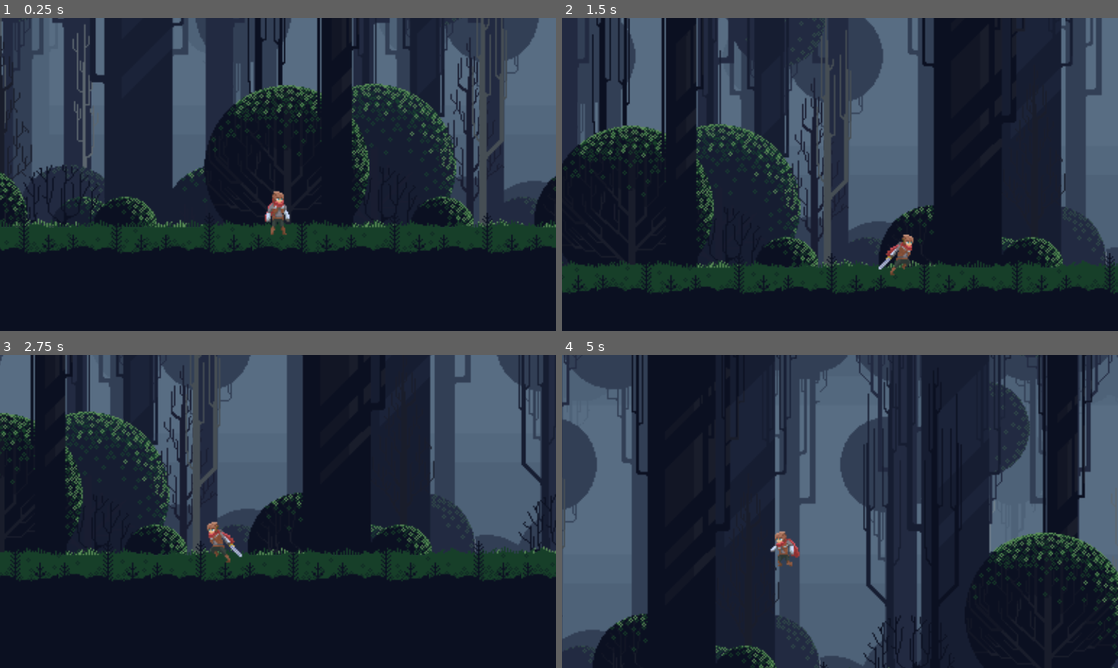
Above: before the commit, frames 1-4 (two rows, left to right).
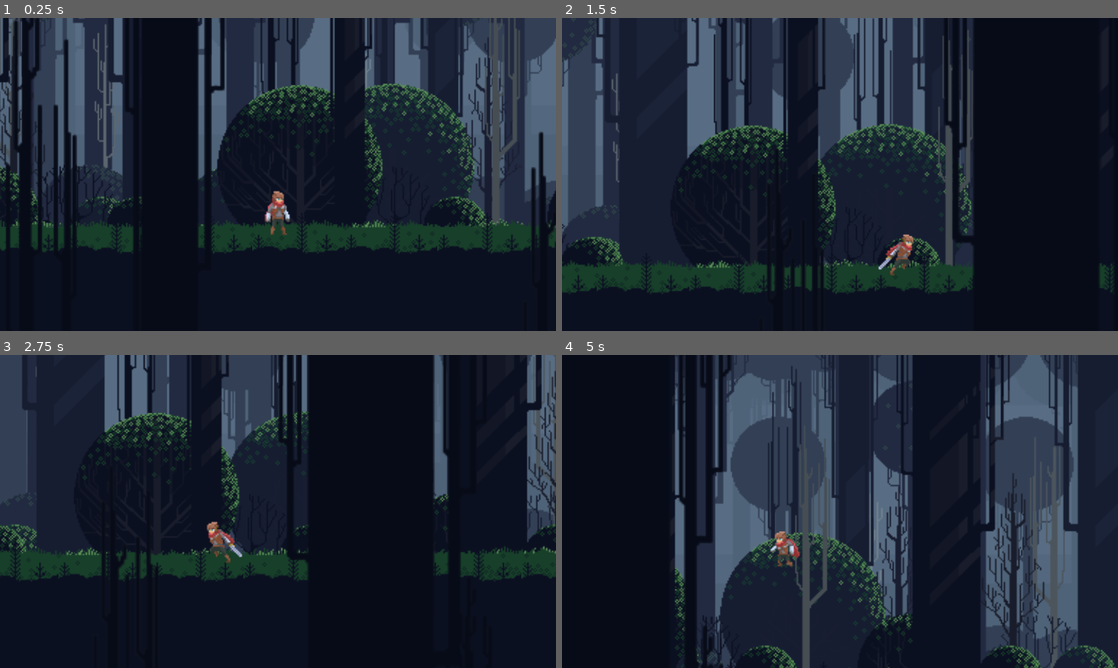
Above: after the commit, the same moments.

Repository: kxi11/Short-2d-Run-Sim
Game: Godot game, scene res://world.tscn
The game is run twice, just before and just after one commit, with the same random seed, the same clock (stepped at 60 frames per second) and the same inputs.
Inputs:
- Up to frame 1 (0.25 s): no input
- Up to frame 2 (1.5 s): hold Right (ui_right) from 0.53 s (still down); tap Up (ui_up) at 0.77 s
- Up to frame 3 (2.75 s): tap Up (ui_up) at 1.52 s; release Right (ui_right) at 2.03 s; hold Left (ui_left) from 2.03 s (still down)
- Up to frame 4 (5 s): release Left (ui_left) at 2.78 s; hold Right (ui_right) 2.78-4.28 s; tap Up (ui_up) at 3.02, 3.77, 4.52 s; hold Left (ui_left) from 4.28 s (still down)

The runs differ from the first frame. In frame 1, 34% of the frame differs, in the area x 0-100%, y 0-76%; in frame 2, 45%; in frame 3, 39%; in frame 4, 58%, in the area x 0-100%, y 0-100%.

Commit message:
THIRD COMMIT// Added parallaxing to the background elements

Diff:
--- a/Player.tscn
+++ b/Player.tscn
@@ -77,4 +77,4 @@
 [node name="Sprite" type="Sprite" parent="."]
 texture = ExtResource( 1 )
 region_enabled = true
-region_rect = Rect2( 100, 37, 50, 37 )
+region_rect = Rect2( 0, 37, 50, 37 )
--- a/project.godot
+++ b/project.godot
@@ -55,4 +55,5 @@
 
 [rendering]
 
+environment/default_clear_color=Color( 0.462745, 0.576471, 0.701961, 1 )
 environment/default_environment="res://default_env.tres"
--- a/world.tscn
+++ b/world.tscn
@@ -6,6 +6,7 @@
 [ext_resource path="res://Free Pixel Art Forest/PNG/Background layers/Layer_0009_2.png" type="Texture" id=4]
 [ext_resource path="res://Free Pixel Art Forest/PNG/Background layers/Layer_0002_7.png" type="Texture" id=5]
 [ext_resource path="res://Free Pixel Art Forest/PNG/Background layers/Layer_0001_8.png" type="Texture" id=6]
+[ext_resource path="res://Free Pixel Art Forest/PNG/Background layers/foreground.png" type="Texture" id=7]
 [ext_resource path="res://Free Pixel Art Forest/PNG/Background layers/Layer_0008_3.png" type="Texture" id=8]
 [ext_resource path="res://Free Pixel Art Forest/PNG/Background layers/Layer_0003_6.png" type="Texture" id=9]
 [ext_resource path="res://Free Pixel Art Forest/PNG/Background layers/Layer_0010_1.png" type="Texture" id=10]
@@ -16,9 +17,15 @@
 
 [node name="world" type="Node2D"]
 
-[node name="TextureRect" type="TextureRect" parent="."]
+[node name="ParallaxBackground" type="ParallaxBackground" parent="."]
+
+[node name="ParallaxLayer" type="ParallaxLayer" parent="ParallaxBackground"]
+motion_scale = Vector2( 0, 1 )
+motion_mirroring = Vector2( 1440, 0 )
+
+[node name="TextureRect" type="TextureRect" parent="ParallaxBackground/ParallaxLayer"]
 margin_left = -576.0
-margin_right = 11384.0
+margin_right = 11456.0
 margin_bottom = 793.0
 texture = ExtResource( 10 )
 stretch_mode = 2
@@ -26,10 +33,13 @@
 "_edit_use_anchors_": false
 }
 
-[node name="TextureRect2" type="TextureRect" parent="."]
+[node name="ParallaxLayer2" type="ParallaxLayer" parent="ParallaxBackground"]
+motion_scale = Vector2( 0, 1 )
+
+[node name="TextureRect2" type="TextureRect" parent="ParallaxBackground/ParallaxLayer2"]
 margin_left = -576.0
 margin_top = -298.0
-margin_right = 11384.0
+margin_right = 11456.0
 margin_bottom = 495.0
 texture = ExtResource( 4 )
 stretch_mode = 2
@@ -37,10 +47,13 @@
 "_edit_use_anchors_": false
 }
 
-[node name="TextureRect3" type="TextureRect" parent="."]
+[node name="ParallaxLayer3" type="ParallaxLayer" parent="ParallaxBackground"]
+motion_scale = Vector2( 0.1, 1 )
+
+[node name="TextureRect3" type="TextureRect" parent="ParallaxBackground/ParallaxLayer3"]
 margin_left = -576.0
 margin_top = -298.0
-margin_right = 11384.0
+margin_right = 11456.0
 margin_bottom = 495.0
 texture = ExtResource( 8 )
 stretch_mode = 2
@@ -48,10 +61,13 @@
 "_edit_use_anchors_": false
 }
 
-[node name="TextureRect4" type="TextureRect" parent="."]
+[node name="ParallaxLayer4" type="ParallaxLayer" parent="ParallaxBackground"]
+motion_scale = Vector2( 0.2, 1 )
+
+[node name="TextureRect4" type="TextureRect" parent="ParallaxBackground/ParallaxLayer4"]
 margin_left = -576.0
 margin_top = -298.0
-margin_right = 11384.0
+margin_right = 11456.0
 margin_bottom = 495.0
 texture = ExtResource( 3 )
 stretch_mode = 2
@@ -59,10 +75,13 @@
 "_edit_use_anchors_": false
 }
 
-[node name="TextureRect5" type="TextureRect" parent="."]
+[node name="ParallaxLayer5" type="ParallaxLayer" parent="ParallaxBackground"]
+motion_scale = Vector2( 0.3, 1 )
+
+[node name="TextureRect5" type="TextureRect" parent="ParallaxBackground/ParallaxLayer5"]
 margin_left = -576.0
 margin_top = -298.0
-margin_right = 11384.0
+margin_right = 11456.0
 margin_bottom = 495.0
 texture = ExtResource( 2 )
 stretch_mode = 2
@@ -70,10 +89,13 @@
 "_edit_use_anchors_": false
 }
 
-[node name="TextureRect6" type="TextureRect" parent="."]
+[node name="ParallaxLayer6" type="ParallaxLayer" parent="ParallaxBackground"]
+motion_scale = Vector2( 0.5, 1 )
+
+[node name="TextureRect6" type="TextureRect" parent="ParallaxBackground/ParallaxLayer6"]
 margin_left = -576.0
 margin_top = -298.0
-margin_right = 11384.0
+margin_right = 11456.0
 margin_bottom = 495.0
 texture = ExtResource( 9 )
 stretch_mode = 2
@@ -81,10 +103,13 @@
 "_edit_use_anchors_": false
 }
 
-[node name="TextureRect7" type="TextureRect" parent="."]
+[node name="ParallaxLayer7" type="ParallaxLayer" parent="ParallaxBackground"]
+motion_scale = Vector2( 0.7, 1 )
+
+[node name="TextureRect7" type="TextureRect" parent="ParallaxBackground/ParallaxLayer7"]
 margin_left = -576.0
 margin_top = -298.0
-margin_right = 11384.0
+margin_right = 11456.0
 margin_bottom = 495.0
 texture = ExtResource( 5 )
 stretch_mode = 2
@@ -92,10 +117,12 @@
 "_edit_use_anchors_": false
 }
 
-[node name="TextureRect8" type="TextureRect" parent="."]
+[node name="ParallaxLayer8" type="ParallaxLayer" parent="ParallaxBackground"]
+
+[node name="TextureRect8" type="TextureRect" parent="ParallaxBackground/ParallaxLayer8"]
 margin_left = -576.0
 margin_top = -298.0
-margin_right = 11384.0
+margin_right = 11456.0
 margin_bottom = 495.0
 texture = ExtResource( 6 )
 stretch_mode = 2
@@ -119,6 +146,24 @@
 format = 1
 tile_data = PoolIntArray( -65358, 1, 0, 178, 1, 0, 65714, 1, 0, 131250, 1, 0, 196786, 1, 0, 262322, 1, 0, 327858, 1, 0, …(15807 unchanged characters)…
 
+[node name="ParallaxBackground2" type="ParallaxBackground" parent="."]
+layer = 0
+scroll_base_scale = Vector2( 0.5, 0.5 )
+
+[node name="ParallaxLayer9" type="ParallaxLayer" parent="ParallaxBackground2"]
+motion_scale = Vector2( 3, 0.8 )
+
+[node name="TextureRect9" type="TextureRect" parent="ParallaxBackground2/ParallaxLayer9"]
+margin_left = -576.0
+margin_top = -298.0
+margin_right = 11456.0
+margin_bottom = 495.0
+texture = ExtResource( 7 )
+stretch_mode = 2
+__meta__ = {
+"_edit_use_anchors_": false
+}
+
 [node name="StaticBody2D" type="StaticBody2D" parent="."]
 position = Vector2( -240, 208 )
 
Binary file added: Free Pixel Art Forest/PNG/Background layers/foreground.png
Not shown, added: Free Pixel Art Forest/PNG/Background layers/foreground.png.import
Not shown: 1 places in world.tscn that only renumber resources
